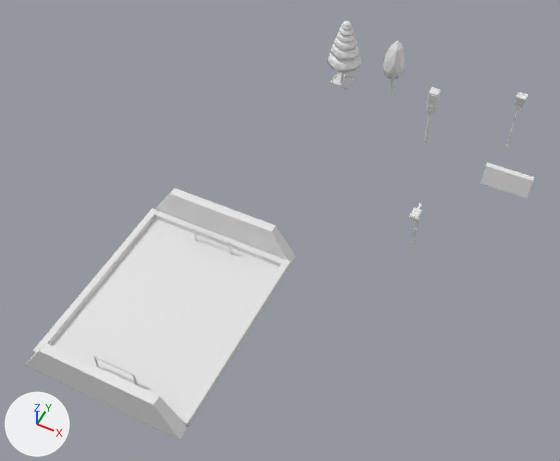
A saved change to the Blender file other_small_elements.blend.
One viewpoint serves both versions: a 50 mm lens placed at (153.0, -514.0, 441.0), pointed at (-16.0, -176.0, 18.0). Arrows for +X, +Y and +Z are at lower left; the lights stay in place.

In view in the first picture: 'CONCRETE.003', 'FOOTBALL STADIUM', 'SPHEREICAL TREE1.018', 'TREE.048'.
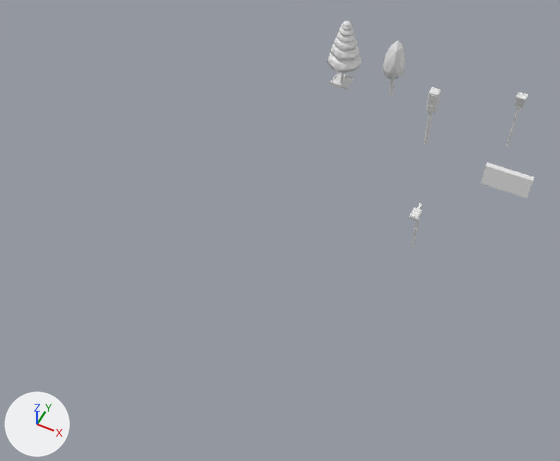
Pixel boxes [x1, y1, x2, y2] of what changed, in the pictures (560 x 461 px):
```json
{"object": "FOOTBALL STADIUM", "change": "deleted", "before": [25, 188, 296, 440]}
```

Scene script edits in JSON lines:
```json
{"op": "remove", "block": "ob_football_stadium", "code": ["ob_football_stadium = bpy.data.objects.new('FOOTBALL STADIUM', me_cube_026)", "ob_football_stadium.location = (-58.7, -261.0, 0.0)", "ob_football_stadium.rotation_euler = (1.571, 0.0, 0.0)  # degrees (90, 0, 0)", "ob_football_stadium.scale = (2.95, 2.95, 2.95)"]}
```
